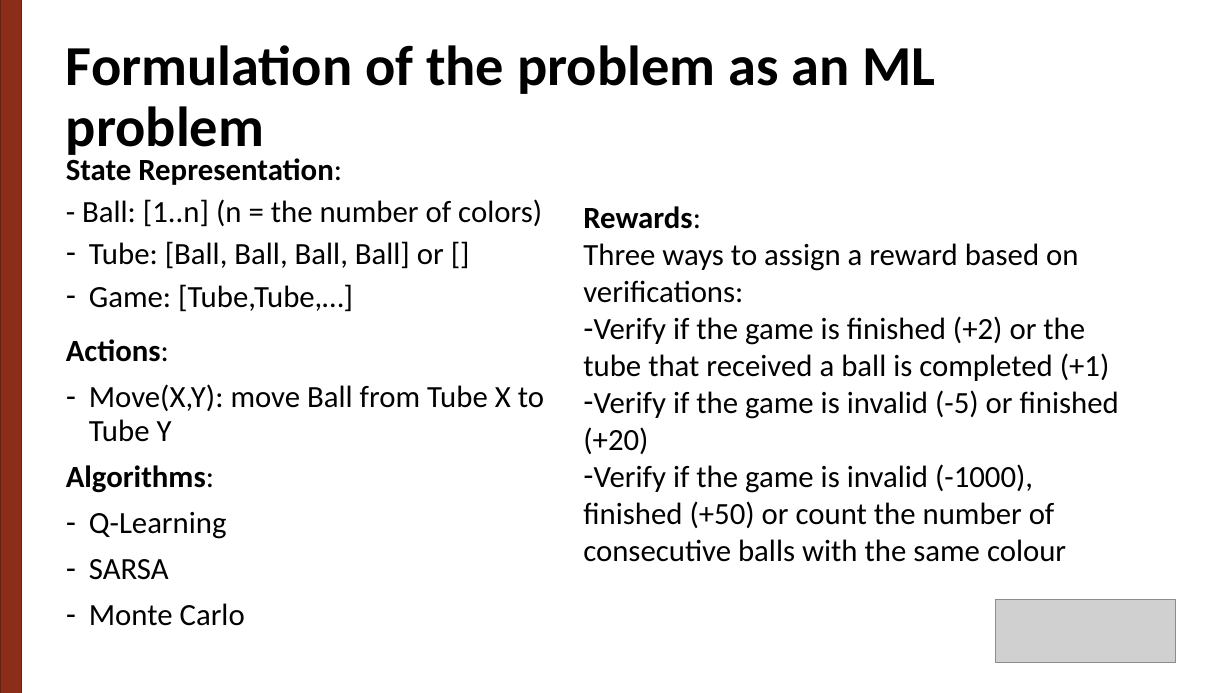
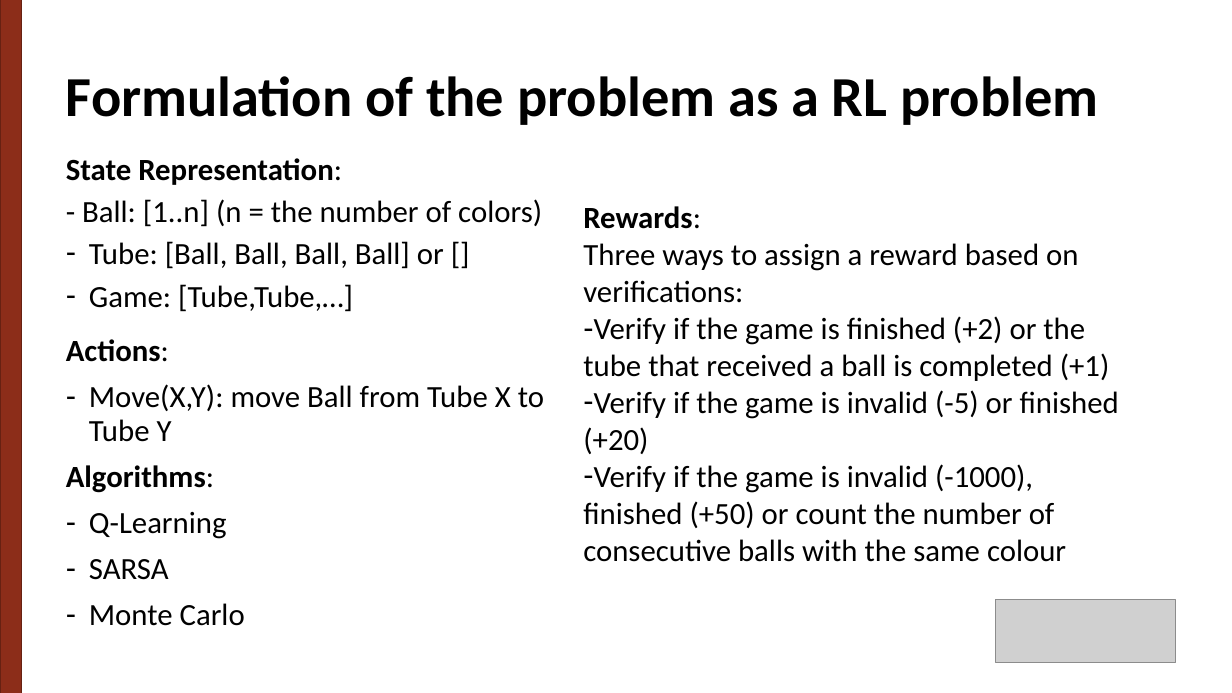
Before and after one commit to g-batalhao-a/IART, a slide deck: slide 3 of Project2/docs/Ball Sort Puzzle.pptx. Drawn at 1232x693 pixels with LibreOffice and Linux fonts; fonts in the diff are those of the drawing; grey boxes stand for pictures. Boxes give left, top, right and bottom in pixels: in the first picture for what was removed or moved away, otherwise in the second. Text is boxed around its words. In the diff, an @@ line names an element or a change of style, - is before the commit and + after.

```diff
--- a/Project2/docs/Ball Sort Puzzle.pptx
+++ b/Project2/docs/Ball Sort Puzzle.pptx
@@ text at box(66, 76, 1098, 125): text changed @@
-Formulation of the problem as an ML problem
+Formulation of the problem as a RL problem
```
Also in this commit, not shown: 1 other slide changed, 5 slides added, 3 other files.
